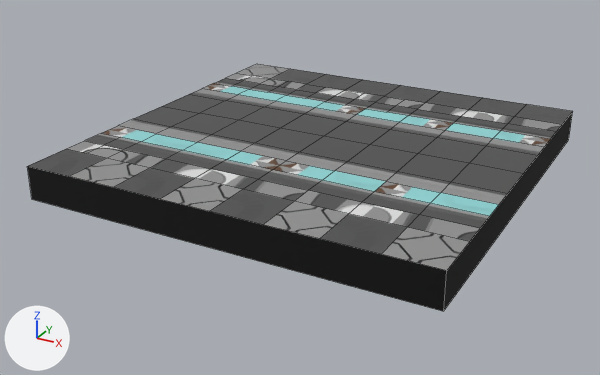
An edit to the FBX model OMH_Proto/Assets/[Project]/Visuals/ENV/ENV_Decor/ENV_Static/ENV_Structures_Ground/Corridor/6x6Corridor/6x6corridor.fbx, drawn before and after from the same camera.
Camera for both pictures: a 50 mm camera at (5.33, -10.43, 4.54) aimed at (-0.21, -0.36, -0.49). The lights are fixed; the arrows at lower left show +X, +Y and +Z. Mesh edges are drawn as thin lines. Where no turn or scale is listed for an object, it has been applied to the vertices.

Objects in the first picture: '3x3corridor'.
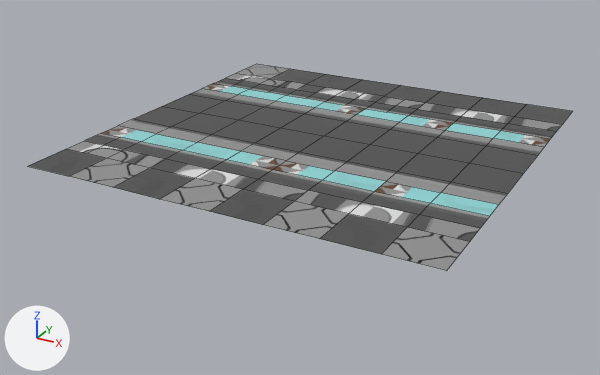
Boxes (x1, y1, x2, y2) around the edits, measured in the pictures (600 x 375 px):
'3x3corridor', reshaped (17% shorter): before (27, 64, 573, 311); after (29, 64, 572, 270)
part 1 of me_cube, deleted (black): before (27, 111, 573, 311)

The change in detail:
me_cube is used by ob_3x3corridor; location (0.0, 0.0, 0.0).
Verts and faces of me_cube; kept vertices keep their numbers, new ones are numbered from 139.
Before the commit, vertices of me_cube: 0 (-3.0, -3.0, -0.25) at pixel (31, 199), 1 (-3.0, -3.0, 0.25) at pixel (27, 166), 2 (-3.0, 3.0, -0.25), 3 (-3.0, 3.0, 0.25) at pixel (257, 63), 4 (3.0, -3.0, -0.25) at pixel (443, 311).
Before the commit, vertices of me_cube: 5 (3.0, -3.0, 0.25) at pixel (446, 270), 6 (3.0, 3.0, -0.25) at pixel (568, 139), 7 (3.0, 3.0, 0.25) at pixel (572, 111), 8 (-3.0, -2.25, 0.25) at pixel (66, 148), 9 (-3.0, -1.5, 0.25) at pixel (101, 133).
Before the commit, vertices of me_cube: 10 (-3.0, -0.75, 0.25) at pixel (133, 118), 11 (-3.0, 0.0, 0.25) at pixel (162, 106), 12 (-3.0, 0.75, 0.25) at pixel (189, 94), 13 (-3.0, 1.5, 0.25) at pixel (213, 83), 14 (-3.0, 2.25, 0.25) at pixel (236, 73).
Before the commit, vertices of me_cube: 15 (-2.25, 3.0, 0.25) at pixel (290, 68), 16 (-1.5, 3.0, 0.25) at pixel (326, 74), 17 (-0.75, 3.0, 0.25) at pixel (362, 79), 18 (0.0, 3.0, 0.25) at pixel (400, 85), 19 (0.75, 3.0, 0.25) at pixel (440, 91).
Before the commit, vertices of me_cube: 20 (1.5, 3.0, 0.25) at pixel (482, 97), 21 (2.25, 3.0, 0.25) at pixel (526, 104), 22 (3.0, 2.25, 0.25) at pixel (562, 124), 23 (3.0, 1.5, 0.25) at pixel (550, 139), 24 (3.0, 0.75, 0.25) at pixel (537, 155).
Before the commit, vertices of me_cube: 25 (3.0, 0.0, 0.25) at pixel (523, 173), 26 (3.0, -0.75, 0.25) at pixel (507, 193), 27 (3.0, -1.5, 0.25) at pixel (489, 216), 28 (3.0, -2.25, 0.25) at pixel (469, 241), 29 (2.25, -3.0, 0.25) at pixel (381, 254).
Before the commit, vertices of me_cube: 30 (1.5, -3.0, 0.25) at pixel (319, 238), 31 (0.75, -3.0, 0.25) at pixel (262, 224), 32 (0.0, -3.0, 0.25) at pixel (209, 211), 33 (-0.75, -3.0, 0.25) at pixel (159, 199), 34 (-1.5, -3.0, 0.25) at pixel (112, 187).
Before the commit, vertices of me_cube: 35 (-2.25, -3.0, 0.25) at pixel (68, 176), 85 (-3.0, 1.87, 0.25) at pixel (225, 78), 106 (-3.0, -1.88, 0.25) at pixel (84, 140), 116 (-3.0, 1.12, 0.25) at pixel (201, 88), 118 (-3.0, -1.13, 0.25) at pixel (117, 125).
Before the commit, vertices of me_cube: 119 (3.0, -1.87, 0.25) at pixel (480, 228), 126 (3.0, 1.13, 0.25) at pixel (544, 147), 129 (3.0, 1.88, 0.25) at pixel (556, 131), 132 (3.0, -1.12, 0.25) at pixel (498, 204).
me_cube had 139 vertices, 112 faces and spanned x -3.0..3.0, y -3.0..3.0, z -0.25..0.25.
me_cube now has 135 vertices, 108 faces and spans x -3.0..3.0, y -3.0..3.0, z 0.25.
Part 1, on me_cube:
Vertices deleted: 0, 2, 4, 6 (with the faces that use them).
me_cube no longer uses material mat_material_001 (black #000000).
